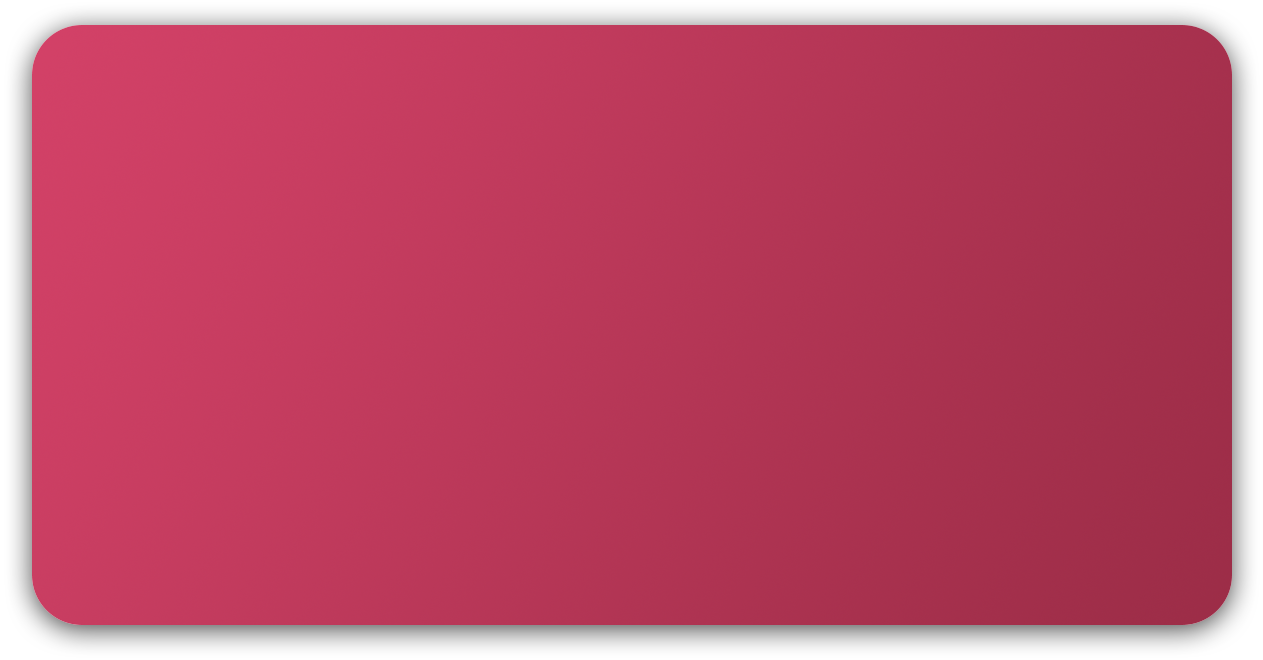
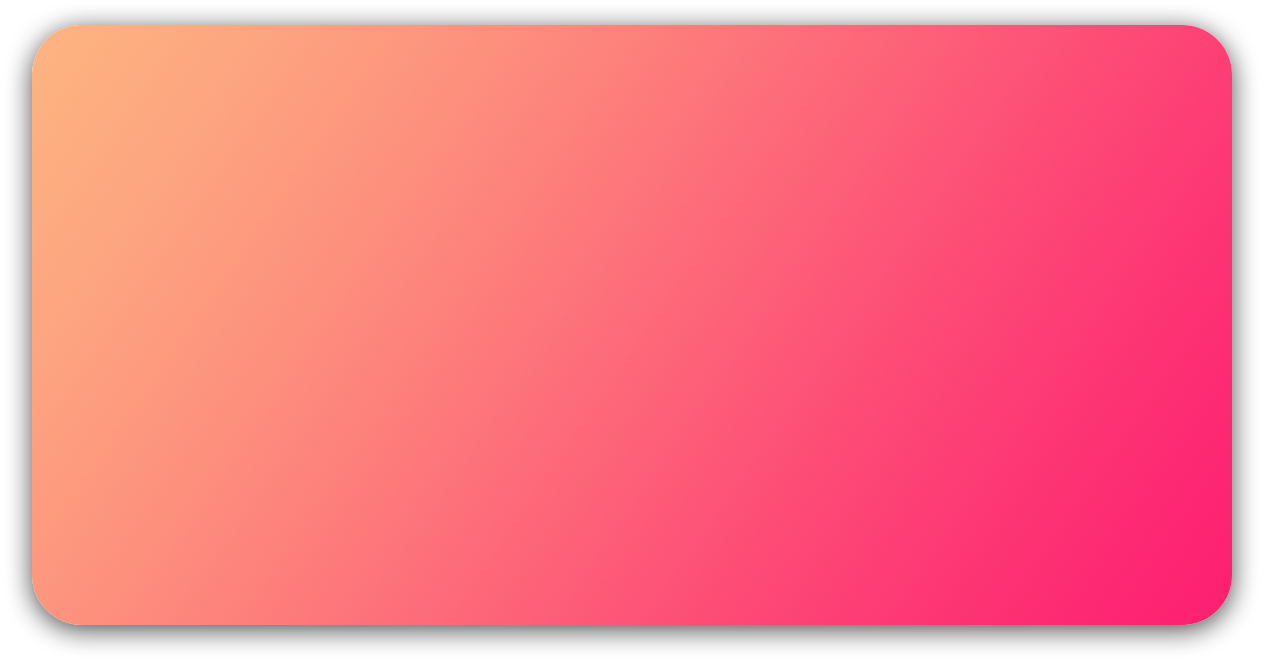
Comparing the layer stacks of the two w=1263, h=660 images. Changes:
painted on "DrawBase" over [32, 25, 1232, 625]
